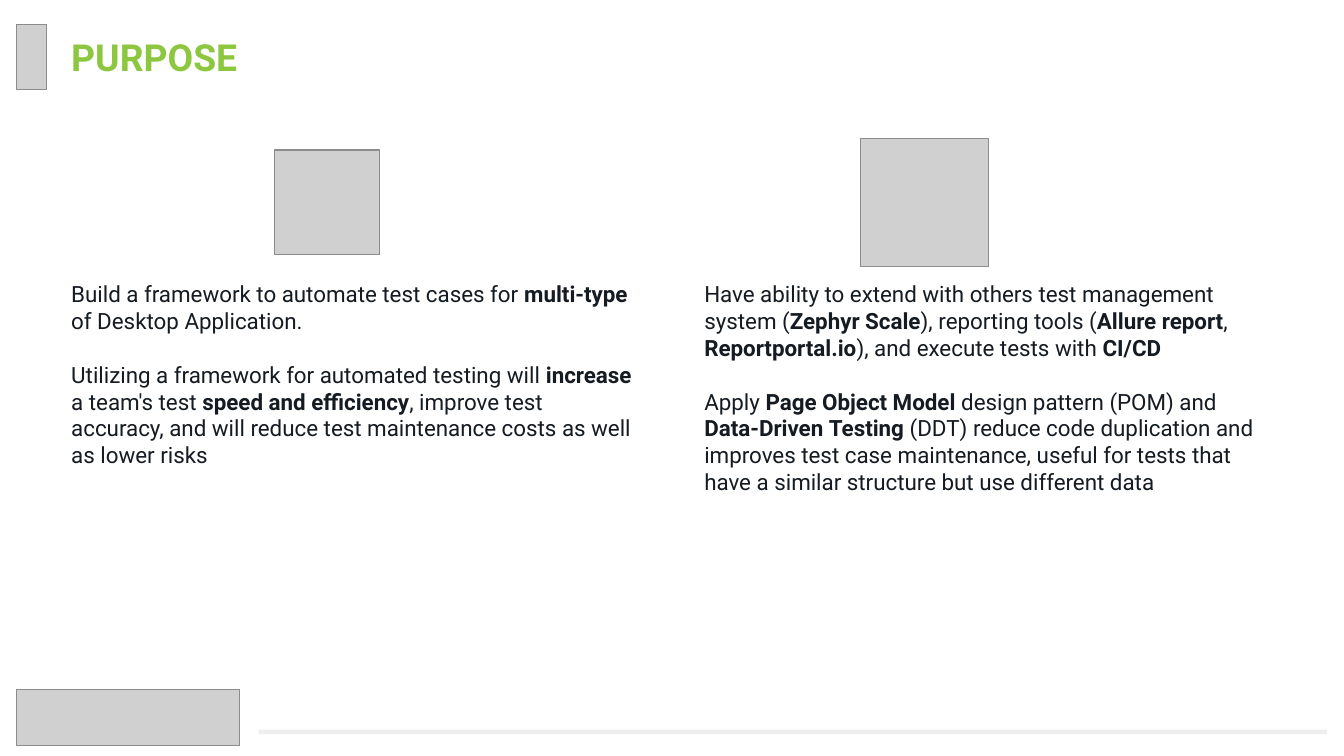
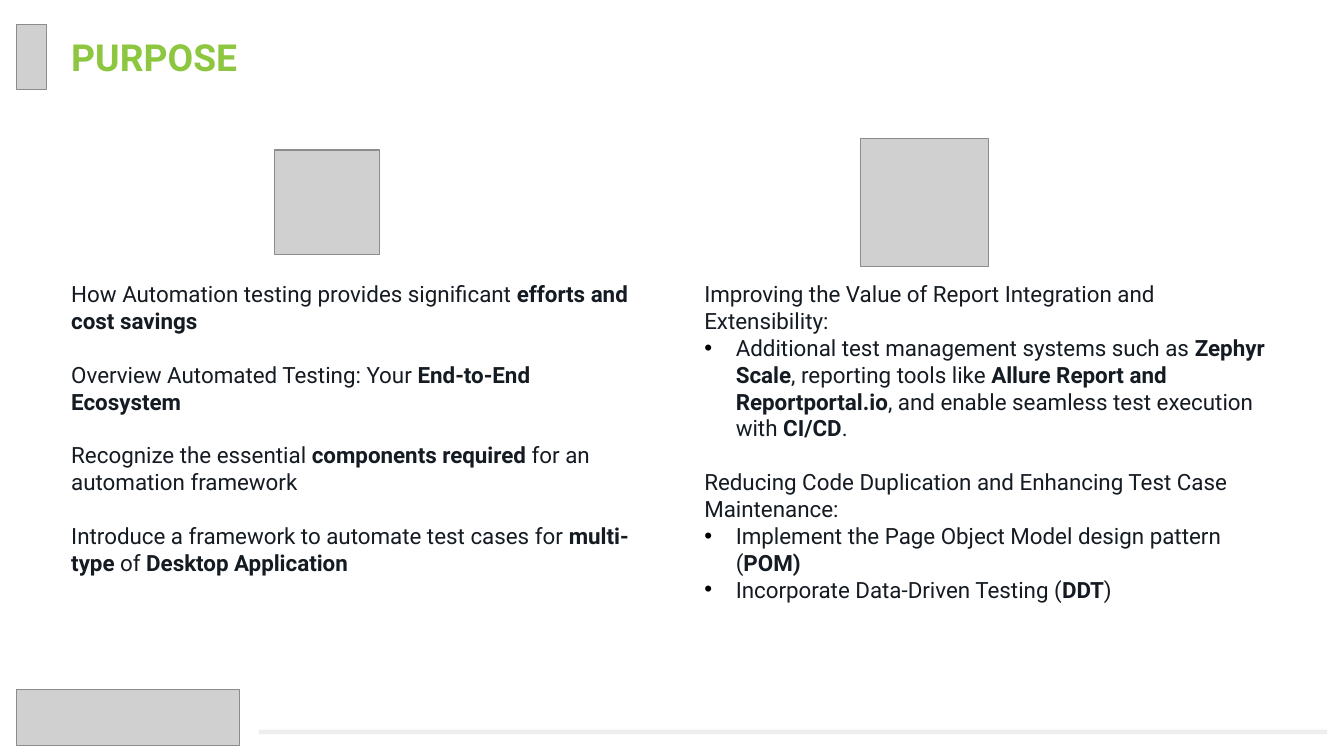
Before and after one commit to SaigonTechnology-QA/Desktop-Application-Automation-Framework, a slide deck: slide 4 of Desktop Automation Framework.pptx. Drawn at 1344x756 pixels with LibreOffice and Linux fonts; fonts in the diff are those of the drawing; grey boxes stand for pictures. Boxes give left, top, right and bottom in pixels: in the first picture for what was removed or moved away, otherwise in the second. Text is boxed around its words. In the diff, an @@ line names an element or a change of style, - is before the commit and + after.

Commit message:
Fix test data

```diff
--- a/Desktop Automation Framework.pptx
+++ b/Desktop Automation Framework.pptx
@@ text at [71, 285, 629, 576]: text changed @@
-Build a framework to automate test cases for multi-type of Desktop Application.
-Utilizing a framework for automated testing will increase a team's test speed and efficiency, improve test accuracy, and will reduce test maintenance costs as well as lower risks
+How Automation testing provides significant efforts and cost savings
+Overview Automated Testing: Your End-to-End Ecosystem
+Recognize the essential components required for an automation framework
+Introduce a framework to automate test cases for multi-type of Desktop Application
@@ text at [704, 285, 1265, 603]: text changed @@
-Have ability to extend with others test management system (Zephyr Scale), reporting tools (Allure report, Reportportal.io), and execute tests with CI/CD
-Apply Page Object Model design pattern (POM) and Data-Driven Testing (DDT) reduce code duplication and improves test case maintenance, useful for tests that have a similar structure but use different data
+Improving the Value of Report Integration and Extensibility:
+• Additional test management systems such as Zephyr Scale, reporting tools like Allure Report and Reportportal.io, and enable seamless test execution with CI/CD.
+Reducing Code Duplication and Enhancing Test Case Maintenance:
+• Implement the Page Object Model design pattern (POM)
+• Incorporate Data-Driven Testing (DDT)
```
Also in this commit, not shown: 2 slides added, 3 other files.
